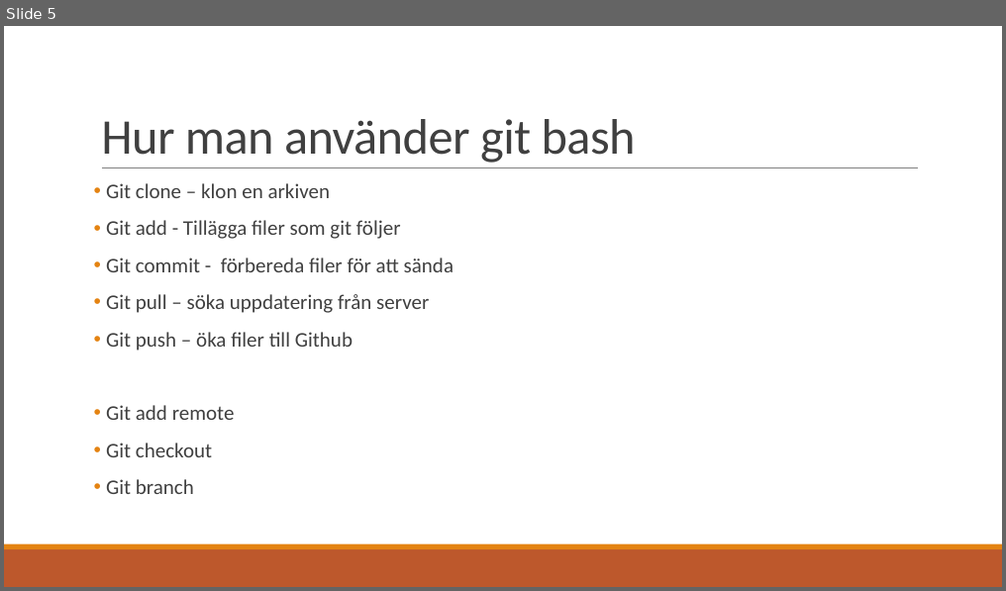
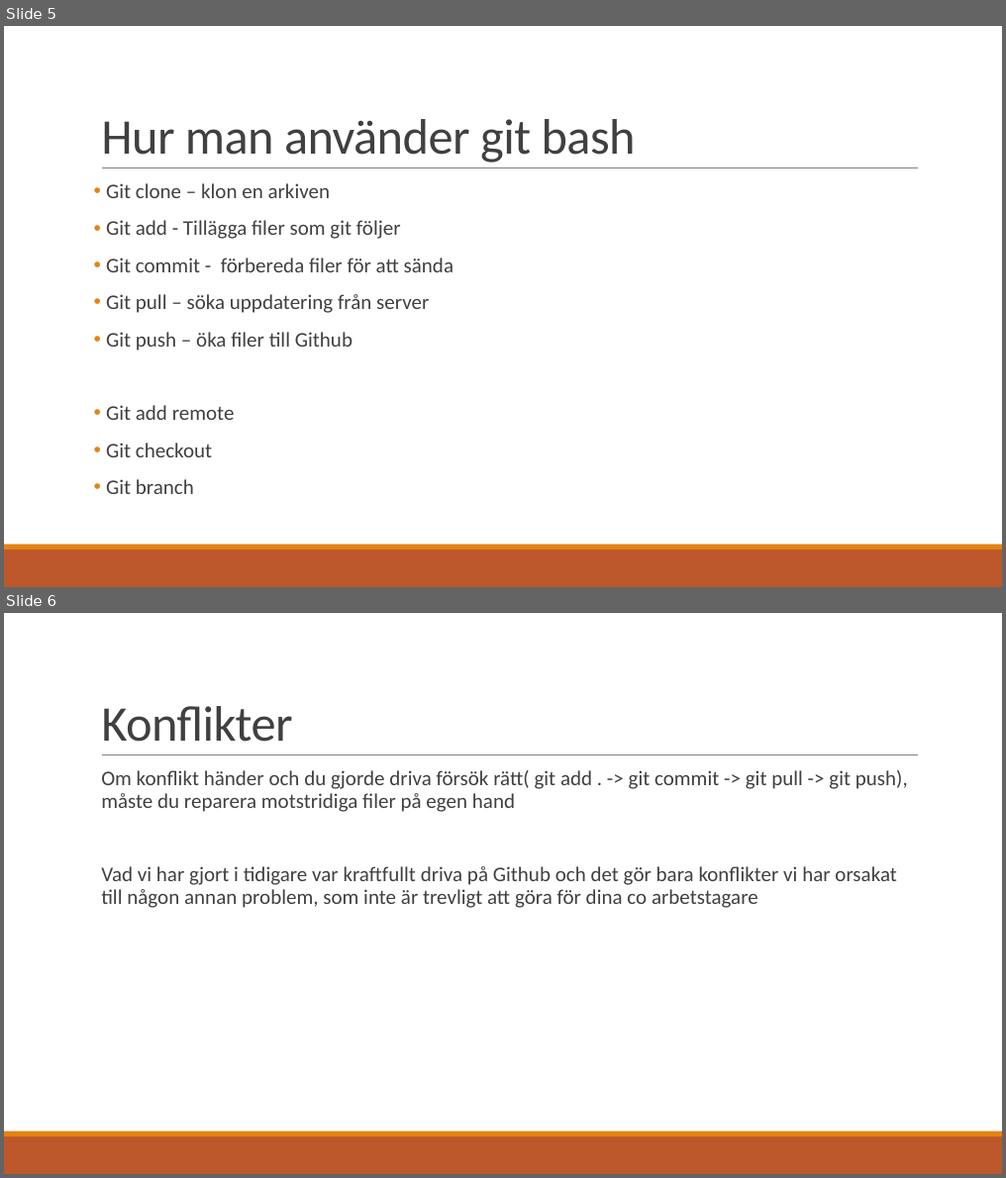
Before and after one commit to xentare/forvaret, a slide deck: Versionskontroll med Nalle Wahlroos.pptx. Shown one above the other, each under a label of ours: slide 5 before the commit, slides 5 and 6 after it. The pictures are 1006x591 and 1006x1178 pixels, drawn with LibreOffice and Linux fonts; fonts in the diff are those of the drawing. Boxes give left, top, right and bottom in pixels: in the first picture for what was removed or moved away, otherwise in the second. Text is boxed around its words. In the diff, an @@ line names an element or a change of style, - is before the commit and + after.

```diff
--- a/Versionskontroll med Nalle Wahlroos.pptx
+++ b/Versionskontroll med Nalle Wahlroos.pptx
@@ slide 6 added at bbox=[4, 613, 1002, 1174], background #FFFFFF; not listed: 3 template elements that a slide beside it also shows @@
@@ title added at bbox=[101, 706, 292, 742], 48 pt, text #404040 @@
+Konflikter
@@ text added at bbox=[101, 770, 908, 908], 20 pt, text #404040 @@
+  Om konflikt händer och du gjorde driva försök rätt( git add . -> git commit -> git pull -> git push), måste du reparera motstridiga filer på egen hand
+  Vad vi har gjort i tidigare var kraftfullt driva på Github och det gör bara konflikter vi har orsakat till någon annan problem, som inte är trevligt att göra för dina co arbetstagare
```
Also in this commit, not shown: 2 other slides added, 3 slides removed.
